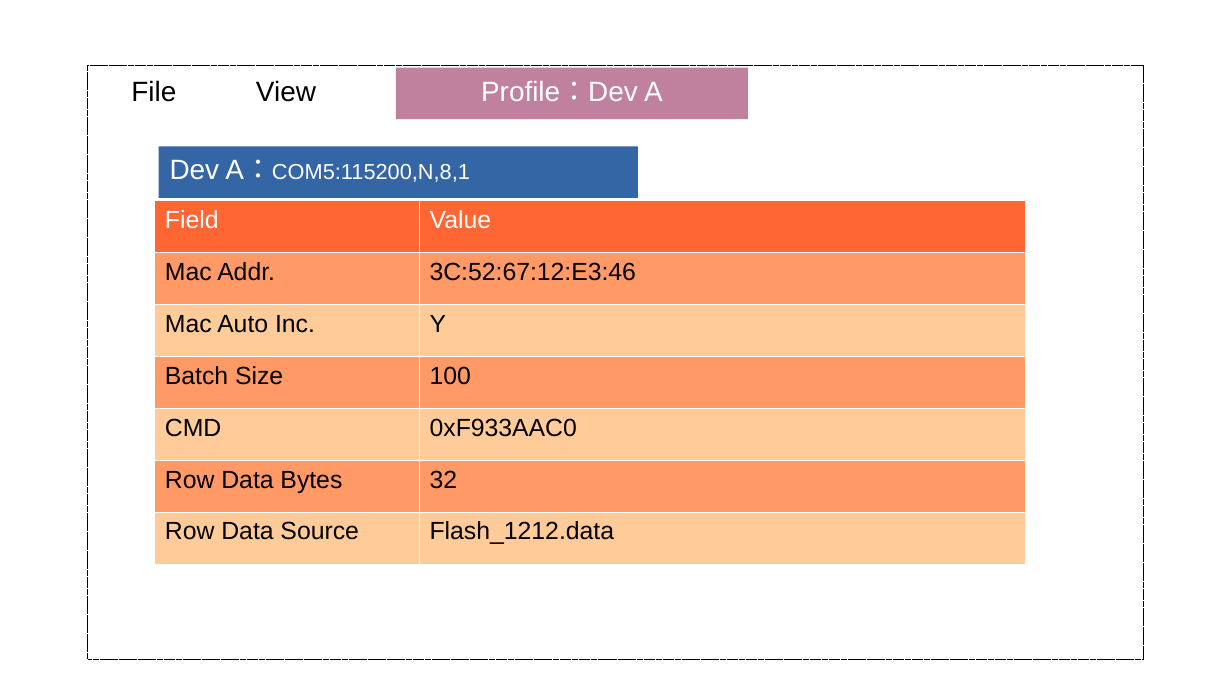
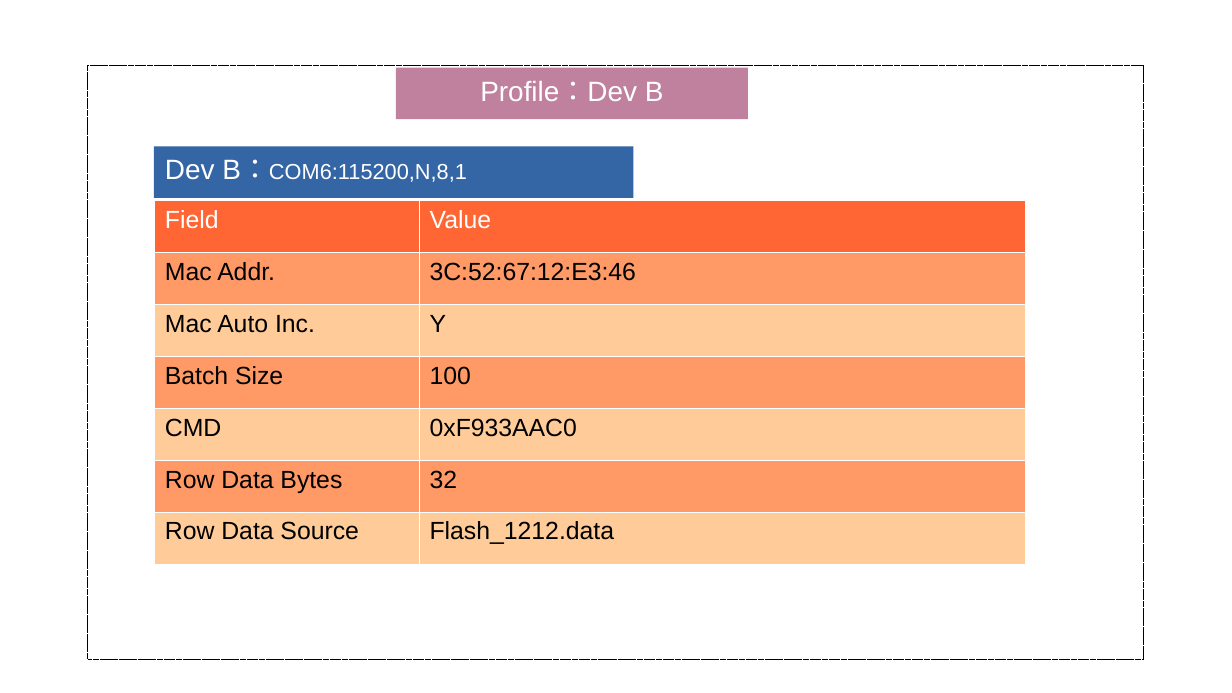
Before and after one commit to tomjpsun/obsidianVaults, a slide deck: slide 3 of DM9051A OTP 燒錄專案/Sketch.odp. Drawn at 1232x693 pixels with LibreOffice and Linux fonts; fonts in the diff are those of the drawing. Boxes give left, top, right and bottom in pixels: in the first picture for what was removed or moved away, otherwise in the second. Text is boxed around its words. In the diff, an @@ line names an element or a change of style, - is before the commit and + after.

```diff
--- a/DM9051A OTP 燒錄專案/Sketch.odp
+++ b/DM9051A OTP 燒錄專案/Sketch.odp
@@ text removed at bbox=[131, 80, 176, 102] @@
-File
@@ text removed at bbox=[256, 80, 316, 102] @@
-View
@@ text in rectangle at bbox=[480, 81, 664, 101]: text changed @@
-Profile：Dev A
+Profile：Dev B
@@ rectangle "Dev B：COM6:115200,N,8,1": place and size @@
-rectangle "Dev B：COM6:115200,N,8,1" at bbox=[159, 146, 638, 198]
+rectangle "Dev B：COM6:115200,N,8,1" at bbox=[154, 146, 634, 198]
@@ text in rectangle at bbox=[165, 159, 467, 182]: text changed @@
-Dev A：COM5:115200,N,8,1
+Dev B：COM6:115200,N,8,1
```
Also in this commit, not shown: 1 other slide changed, 1 other file.
